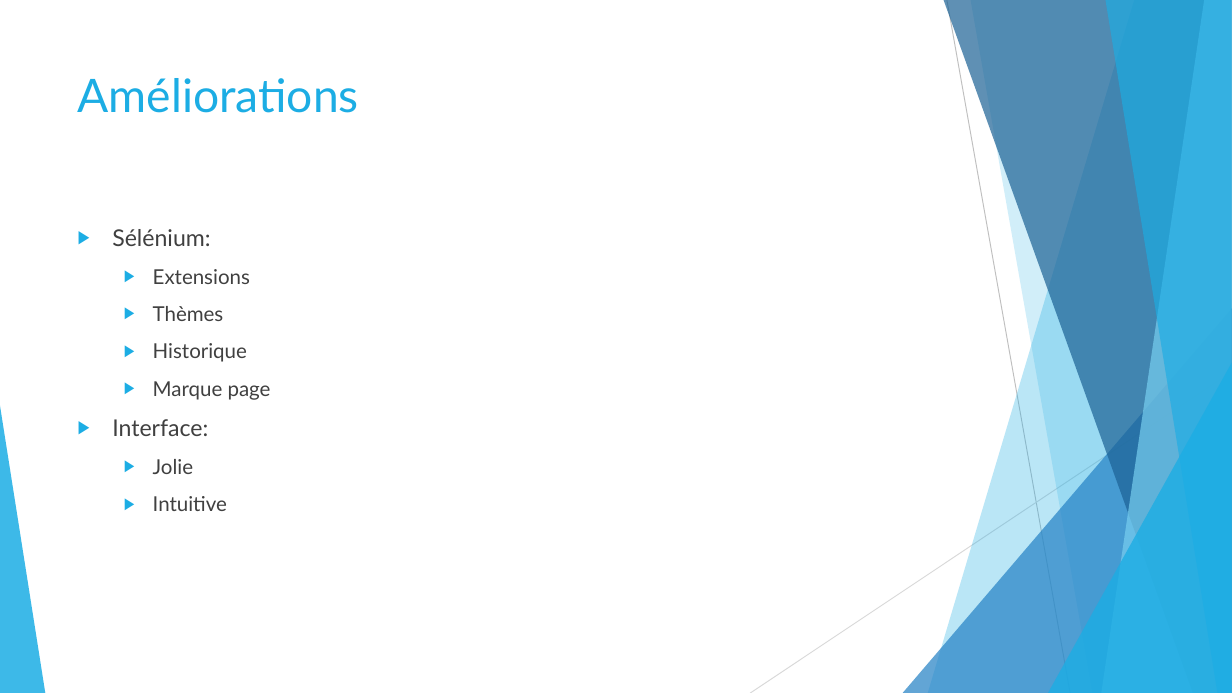
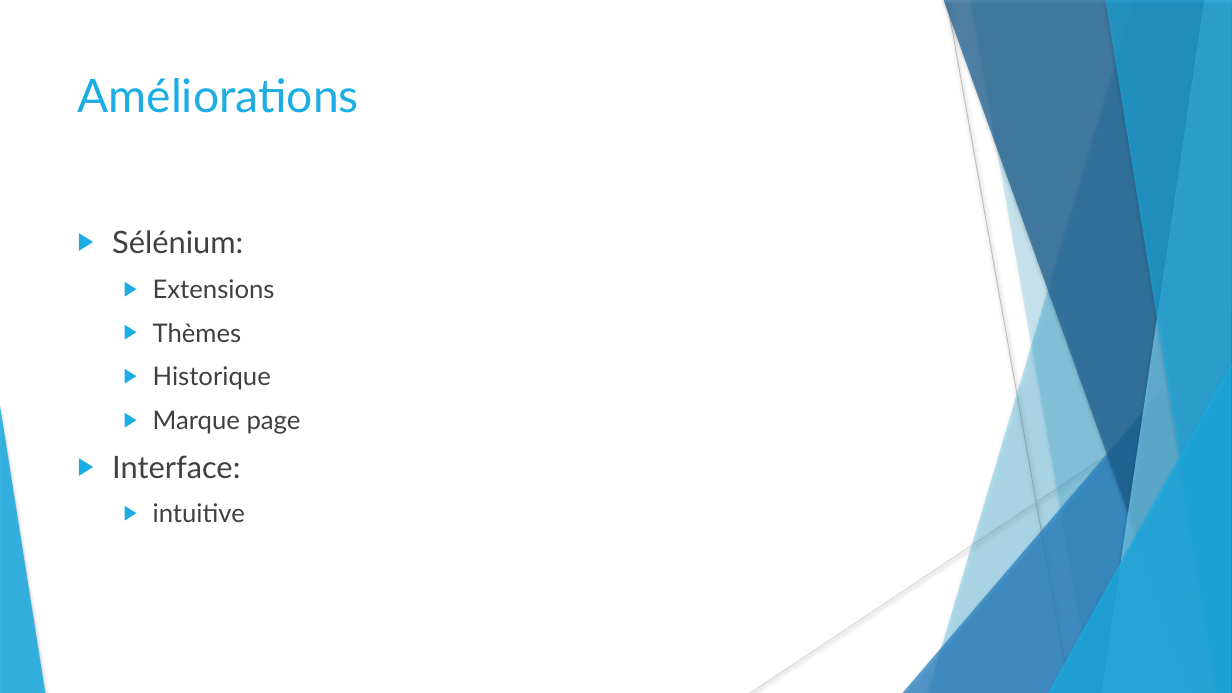
Before and after one commit to stany24/Imepro, a slide deck: slide 14 of Planification/Imepro.pptx. Drawn at 1232x693 pixels with LibreOffice and Linux fonts; fonts in the diff are those of the drawing. Boxes give left, top, right and bottom in pixels: in the first picture for what was removed or moved away, otherwise in the second. Text is boxed around its words. In the diff, an @@ line names an element or a change of style, - is before the commit and + after.

```diff
--- a/Planification/Imepro.pptx
+++ b/Planification/Imepro.pptx
@@ freeform shape at (x1=970, y1=0, x2=1232, y2=693): shadow on; outline redrawn @@
@@ text at (x1=112, y1=230, x2=301, y2=479): size 18 to 24 pt in "Sélénium:", "Interface:"; size 16 to 20 pt in "Extensions", "Thèmes", "Historique", "Marque page" @@
@@ shadow on in 7 elements at (x1=928, y1=0, x2=1232, y2=693), (x1=903, y1=308, x2=1232, y2=693), (x1=944, y1=0, x2=1232, y2=693), (x1=1102, y1=0, x2=1232, y2=693), (x1=1105, y1=0, x2=1232, y2=693), (x1=1048, y1=363, x2=1232, y2=693), (x1=0, y1=406, x2=45, y2=693) @@
@@ text at (x1=153, y1=503, x2=245, y2=522): text changed; size 16 to 20 pt @@
-  ▶ Jolie
-  ▶ Intuitive
+  ▶ intuitive
```
Also in this commit, not shown: 27 other slides changed, 5 slides added, 1 slide removed, 1 other file.
